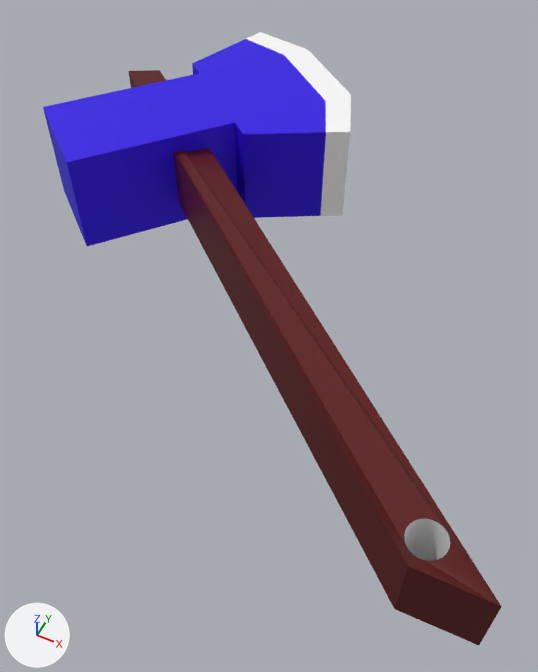
A saved change to the Blender file Assets/Models/MapObject/Axe.blend.
The view is the same before and after, from a 50 mm camera at (0.36, -0.756, 0.292) aimed at (0.038, -0.112, -0.512). The lights are fixed; the arrows at lower left show +X, +Y and +Z.

Objects in the first picture: 'Axe_1', 'Axe_2'.
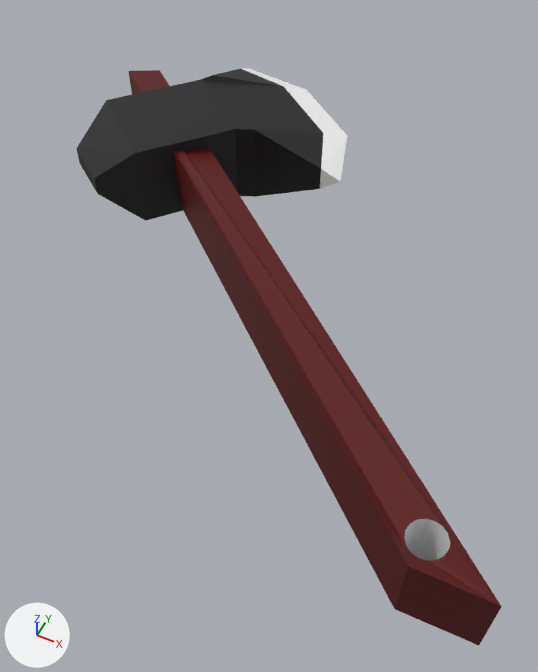
What changed in the scene script:
```text
Add mat_blue_002:
    mat_blue_002 = principled_material('BLUE.002')
    mat_blue_002.base_color = (0.0122, 0.0102, 0.0122)  # black #1d1a1d
Change me_axe_2:
    used by ob_axe_2; location = (0.0, 0.0, 0.0)
    remove me_axe_2.from_pydata(...)  # 32 vertices, 30 faces; spans x -0.426..0.031, y -0.08..0.397, z -0.501..-0.341
    add me_axe_2.from_pydata(...)  # 32 vertices, 30 faces; spans x -0.376..0.031, y -0.03..0.397, z -0.501..-0.341
    me_axe_2 part 1: 24 of 32 vertices moved; they spanned x -0.426..0.031, y -0.08..0.397, z -0.501..-0.341 and now span x -0.376..0.031, y -0.03..0.397, z -0.501..-0.341; mean shift (0.004, 0.004, -0.001); largest move (-0.233, 0.397, -0.341) -> (-0.26, 0.397, -0.421)
    me_axe_2 part 2: 19 faces spanning x -0.376..-0.001, y -0.03..0.362, z -0.501..-0.341 switch from mat_blue (blue #2d00e7) to mat_blue_002 (black #1d1a1d)
Change ob_axe_2:
    ob_axe_2.location: (0.0, 0.0, 0.0) -> (0.0, 0.0, -0.08)
    ob_axe_2.scale: (1.0, 1.0, 1.0) -> (1.0, 1.0, 0.8)
```

Boxes (x1, y1, x2, y2) around the edits, measured in the pictures (538 x 672 px; the box of a moved part takes in the faces that stretch with it):
'Axe_2', reshaped, moved, rescaled (12% narrower, 28% shorter)
    before: (43, 32, 351, 246)
    after: (76, 68, 347, 221)
part 1 of me_axe_2, moved or reshaped
    before: (246, 32, 351, 216)
    after: (241, 68, 347, 189)
part 2 of me_axe_2, recoloured (blue to black)
    before: (43, 39, 326, 246)
    after: (77, 69, 323, 221)
